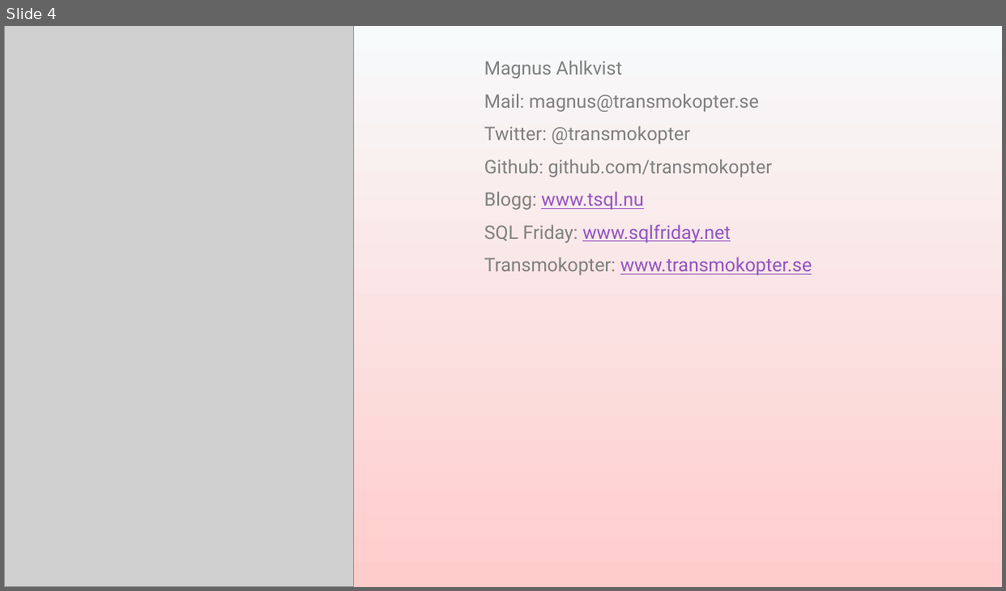
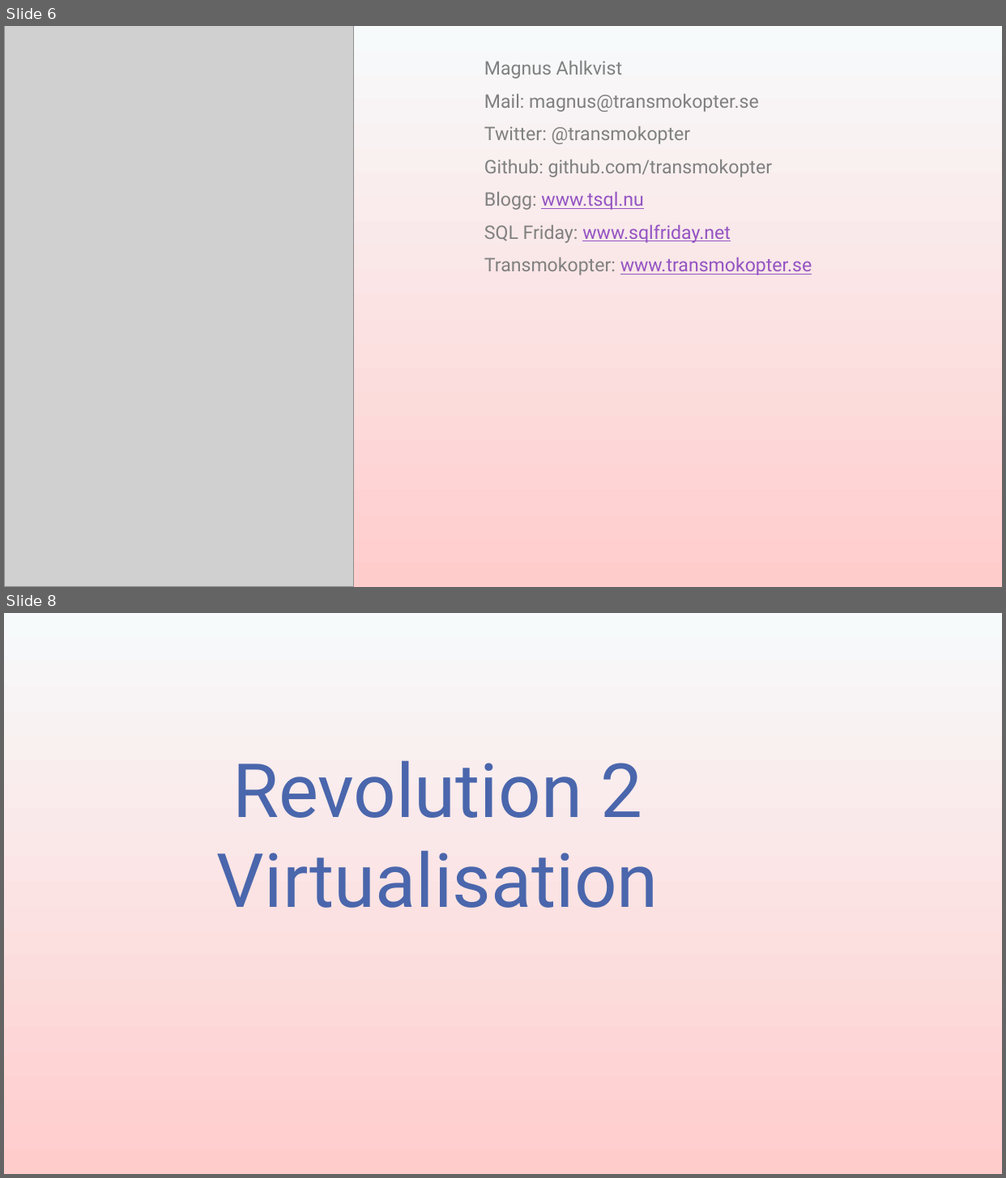
Before and after one commit to transmokopter/Presentations, a slide deck: sql-in-azure-containers/presentation/sql-in-azure-containers.pptx. Shown one above the other, each under a label of ours: slide 4 before the commit, slides 6 and 8 after it; the slides between them are not shown. The pictures are 1006x591 and 1006x1178 pixels, drawn with LibreOffice and Linux fonts; fonts in the diff are those of the drawing; grey boxes stand for pictures; background and template pictures are left out. Boxes give left, top, right and bottom in pixels: in the first picture for what was removed or moved away, otherwise in the second. Text is boxed around its words. In the diff, an @@ line names an element or a change of style, - is before the commit and + after.

```diff
--- a/sql-in-azure-containers/presentation/sql-in-azure-containers.pptx
+++ b/sql-in-azure-containers/presentation/sql-in-azure-containers.pptx
@@ slide 8 added at (4,613,1002,1174), background gradient #F7FAFB to #FFCCCC @@
@@ text added at (217,760,658,908), 72 pt, text #4A66AC @@
+Revolution 2
+Virtualisation
@@ what was slide 4 is now slide 6 @@
```
Also in this commit, not shown: 1 slide changed, 7 other slides added, 1 slide removed, 47 other files.
